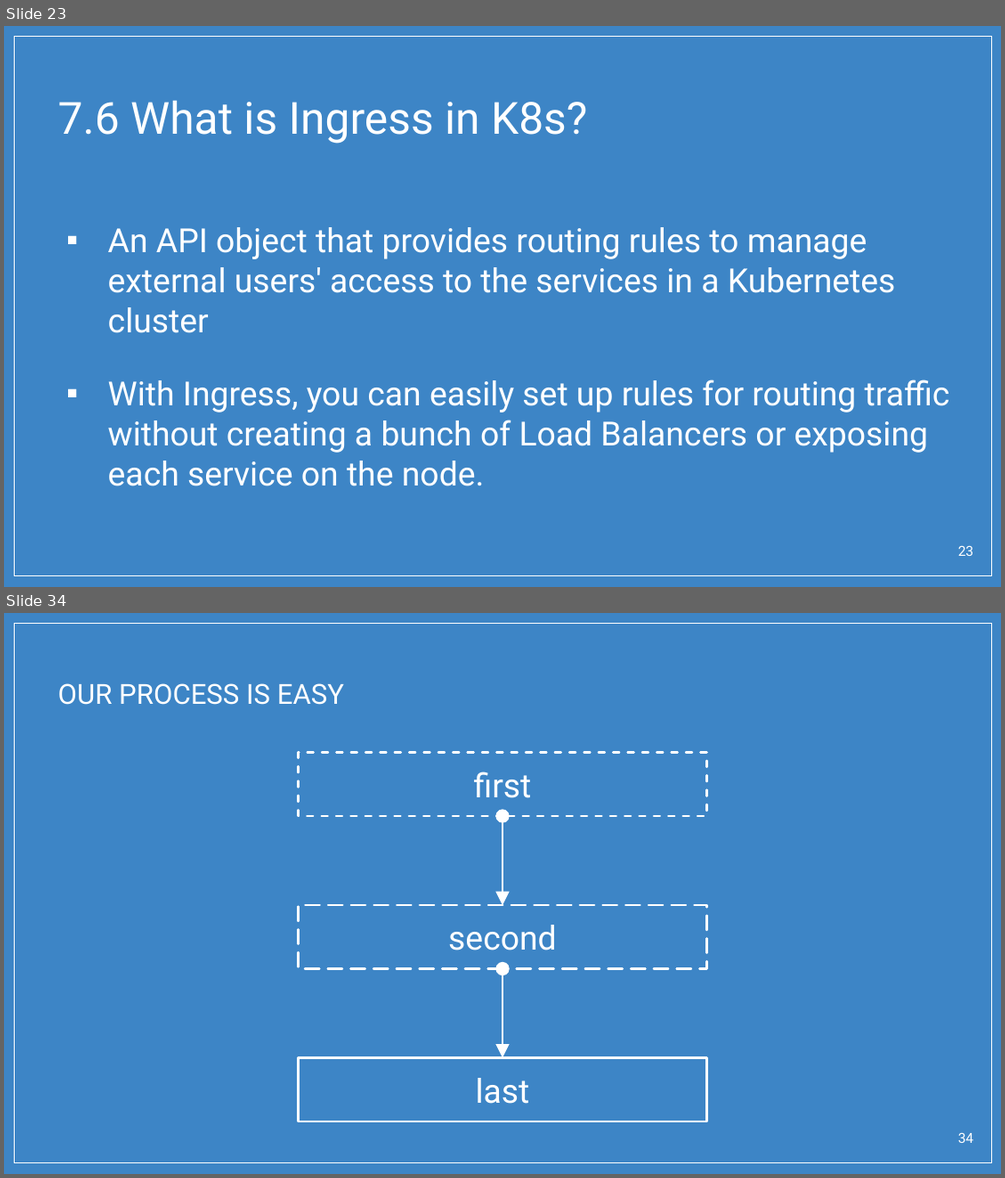
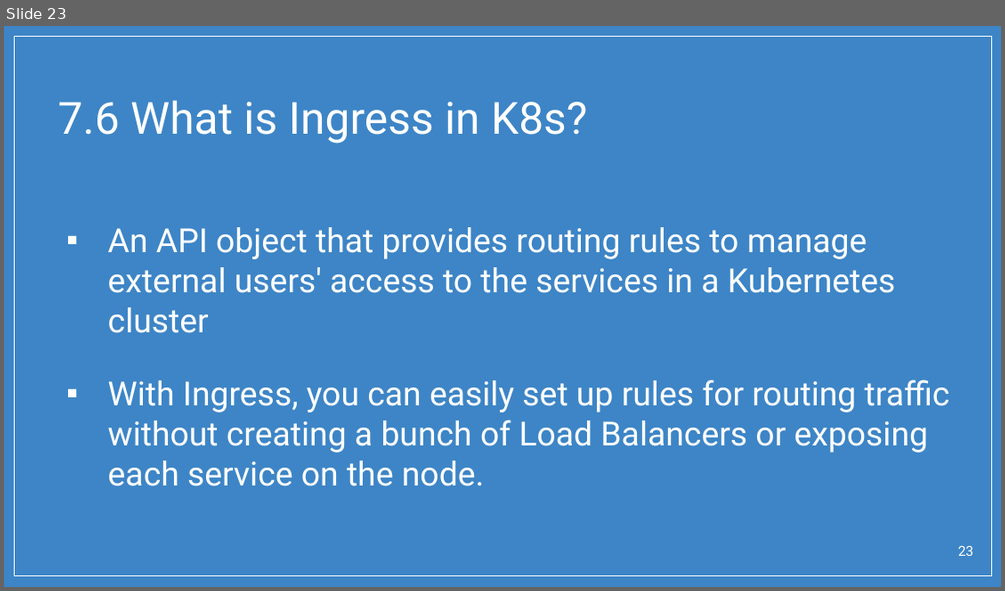
Before and after one commit to BrianChen0527/postgreSQL, a slide deck: ASUS_Docker_bootcamp/Docker Quiz.pptx. Shown one above the other, each under a label of ours: slides 23 and 34 before the commit, slide 23 after it; the slides between them are not shown. The pictures are 1005x1178 and 1005x591 pixels, drawn with LibreOffice and Linux fonts; fonts in the diff are those of the drawing; background and template pictures are left out. Boxes give left, top, right and bottom in pixels: in the first picture for what was removed or moved away, otherwise in the second. Text is boxed around its words. In the diff, an @@ line names an element or a change of style, - is before the commit and + after.

```diff
--- a/ASUS_Docker_bootcamp/Docker Quiz.pptx
+++ b/ASUS_Docker_bootcamp/Docker Quiz.pptx
@@ slide 34 removed at <box>4,613,1001,1174</box>, background picture (left out); not listed: 1 template element that a slide beside it also shows @@
@@ title removed at <box>58,683,344,705</box> @@
-OUR PROCESS IS EASY
@@ rectangle removed at <box>298,753,707,816</box> @@
-first
@@ double arrow removed from (502, 816) to (502, 905) @@
@@ rectangle removed at <box>298,905,707,969</box> @@
-second
@@ double arrow removed from (502, 969) to (502, 1058) @@
@@ rectangle removed at <box>298,1058,707,1121</box> @@
-last
@@ page number removed at <box>958,1133,973,1143</box> @@
-34
```
Also in this commit, not shown: 7 slides added, 32 other slides removed, 1 other file.
